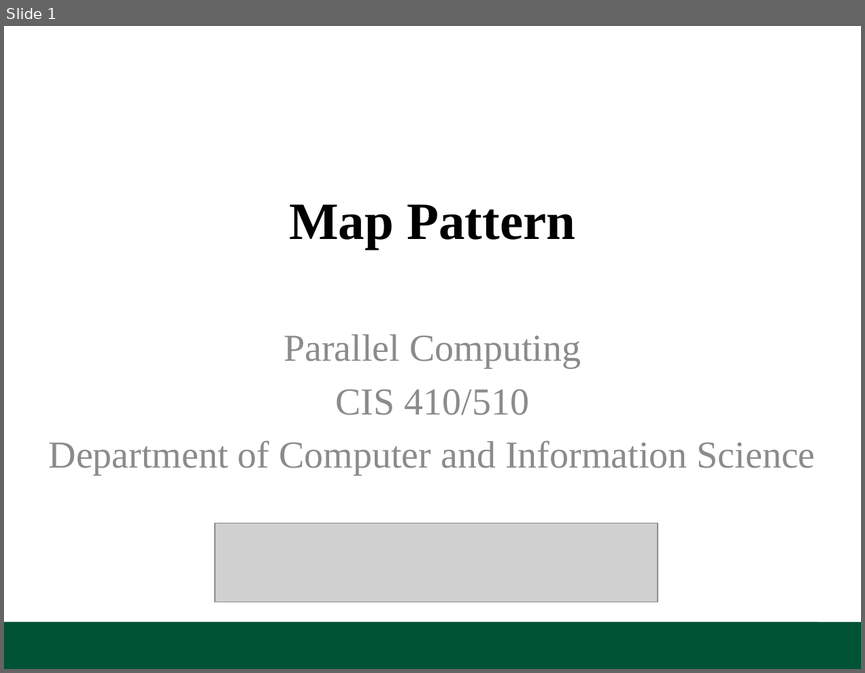
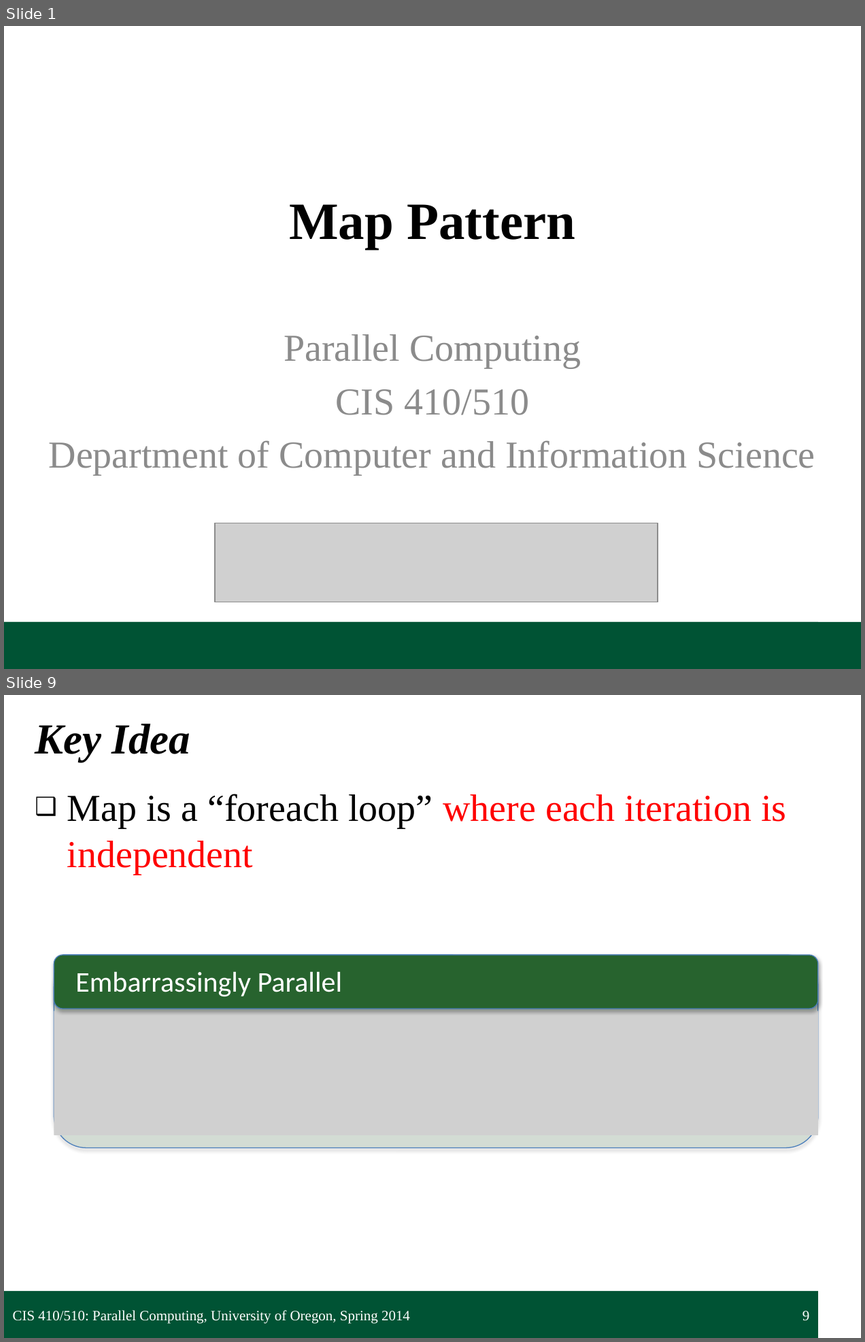
Before and after one commit to UOregonParallel/CourseMaterials, a slide deck: lecture_content/classSlides/1_mapPattern/mapPattern.pptx. Shown one above the other, each under a label of ours: slide 1 before the commit, slides 1 and 9 after it; the slides between them are not shown. The pictures are 865x673 and 865x1342 pixels, drawn with LibreOffice and Linux fonts; fonts in the diff are those of the drawing; grey boxes stand for pictures; background and template pictures are left out. Boxes give left, top, right and bottom in pixels: in the first picture for what was removed or moved away, otherwise in the second. Text is boxed around its words. In the diff, an @@ line names an element or a change of style, - is before the commit and + after.

```diff
--- a/lecture_content/classSlides/1_mapPattern/mapPattern.pptx
+++ b/lecture_content/classSlides/1_mapPattern/mapPattern.pptx
@@ slide 9 added at box(4, 695, 861, 1338), background #FFFFFF; not listed: 1 template element that a slide beside it also shows @@
@@ title added at box(35, 724, 190, 762), 36 pt, text #000000, bold, italic @@
+Key Idea
@@ text added at box(67, 794, 786, 874), 32 pt, text #FF0000 @@
+❑ Map is a “foreach loop” where each iteration is independent
@@ group added at box(54, 955, 818, 1147): 2 rounded rectangles, 1 picture, 1 text @@
+Embarrassingly Parallel
@@ text added at box(13, 1310, 410, 1323), 12 pt, text #FFFFFF @@
+CIS 410/510: Parallel Computing, University of Oregon, Spring 2014
@@ page number added at box(802, 1310, 809, 1321), 12 pt, text #FFFFFF @@
+9
```
Also in this commit, not shown: 1 slide changed, 23 other slides added.
